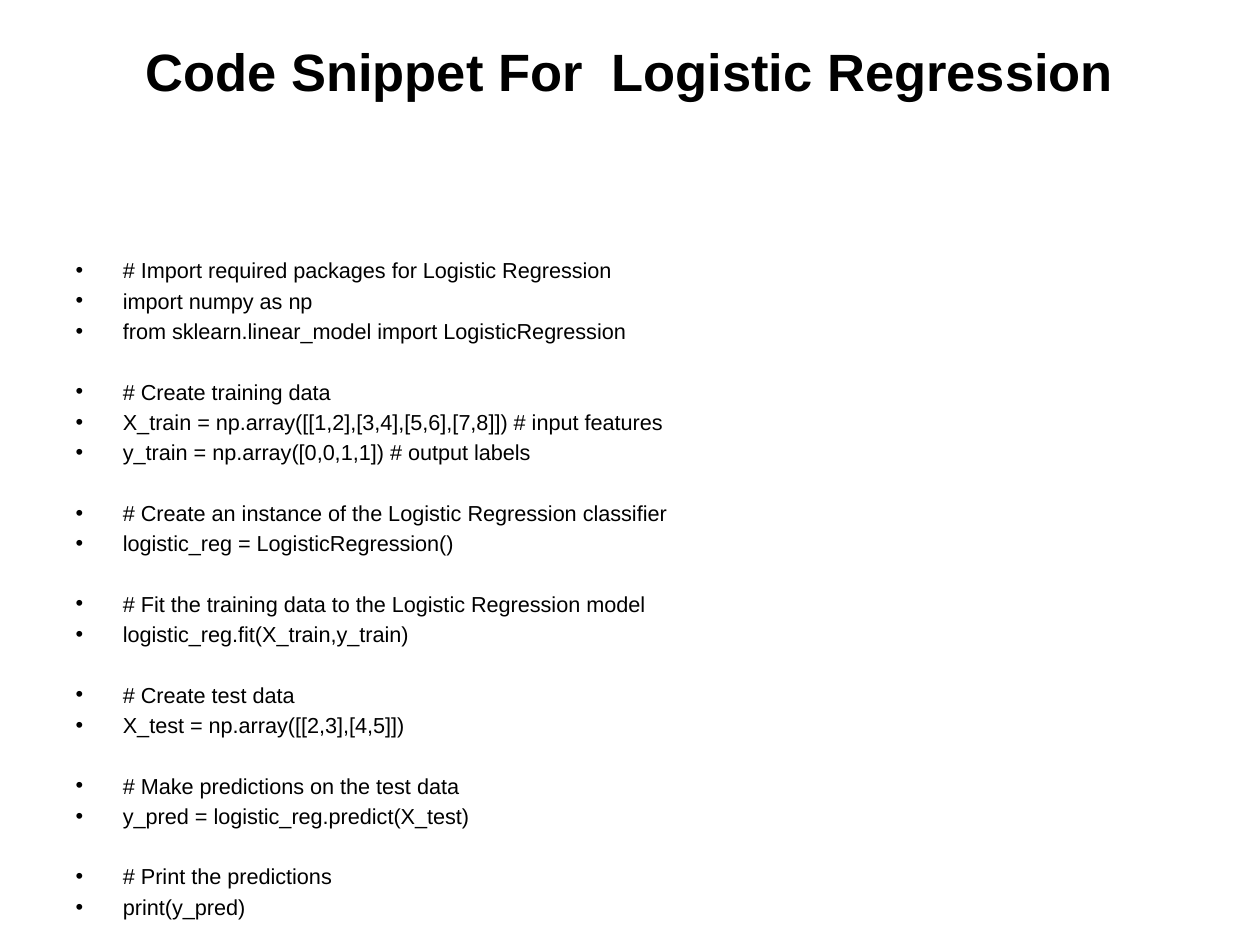
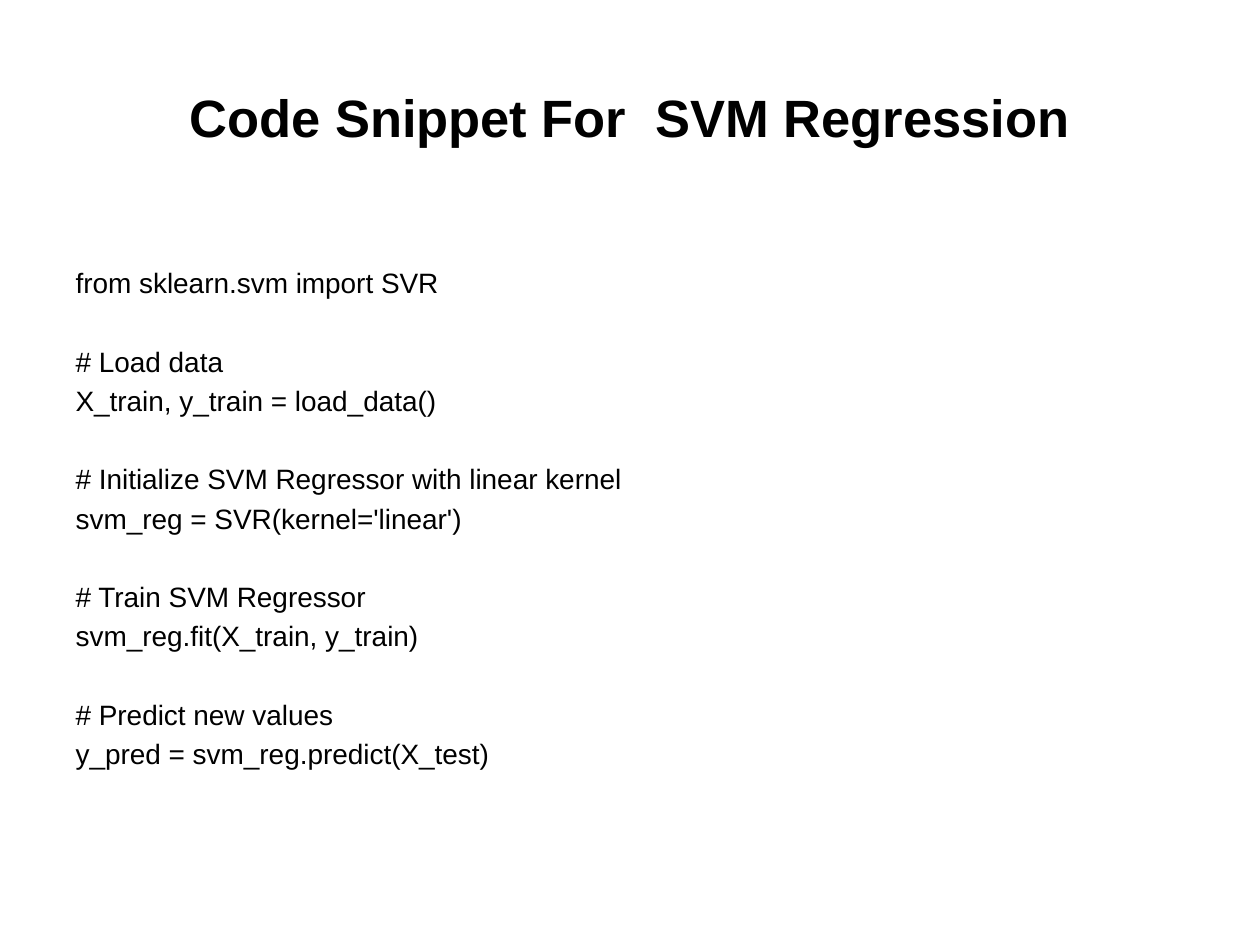
Before and after one commit to parthgupta1208/PresentSmart, a slide deck: slide 39 of PPT.pptx (slide 3 before the commit). Drawn at 1260x945 pixels with LibreOffice and Linux fonts; fonts in the diff are those of the drawing. Boxes give left, top, right and bottom in pixels: in the first picture for what was removed or moved away, otherwise in the second. Text is boxed around its words. In the diff, an @@ line names an element or a change of style, - is before the commit and + after.

```diff
--- a/PPT.pptx
+++ b/PPT.pptx
@@ title at bbox=[189, 99, 1070, 148]: text changed @@
-Code Snippet For Logistic Regression
+Code Snippet For SVM Regression
@@ text at bbox=[76, 272, 621, 769]: text changed; size 12.4 to 16 pt @@
-• # Import required packages for Logistic Regression
-• import numpy as np
-• from sklearn.linear_model import LogisticRegression
-• # Create training data
-• X_train = np.array([[1,2],[3,4],[5,6],[7,8]]) # input features
-• y_train = np.array([0,0,1,1]) # output labels
-• # Create an instance of the Logistic Regression classifier
-• logistic_reg = LogisticRegression()
-• # Fit the training data to the Logistic Regression model
-• logistic_reg.fit(X_train,y_train)
-• # Create test data
-• X_test = np.array([[2,3],[4,5]])
-• # Make predictions on the test data
-• y_pred = logistic_reg.predict(X_test)
-• # Print the predictions
-• print(y_pred)
+from sklearn.svm import SVR
+# Load data
+X_train, y_train = load_data()
+# Initialize SVM Regressor with linear kernel
+svm_reg = SVR(kernel='linear')
+# Train SVM Regressor
+svm_reg.fit(X_train, y_train)
+# Predict new values
+y_pred = svm_reg.predict(X_test)
```
Also in this commit, not shown: 2 other slides changed, 36 slides added, 2 other files.
